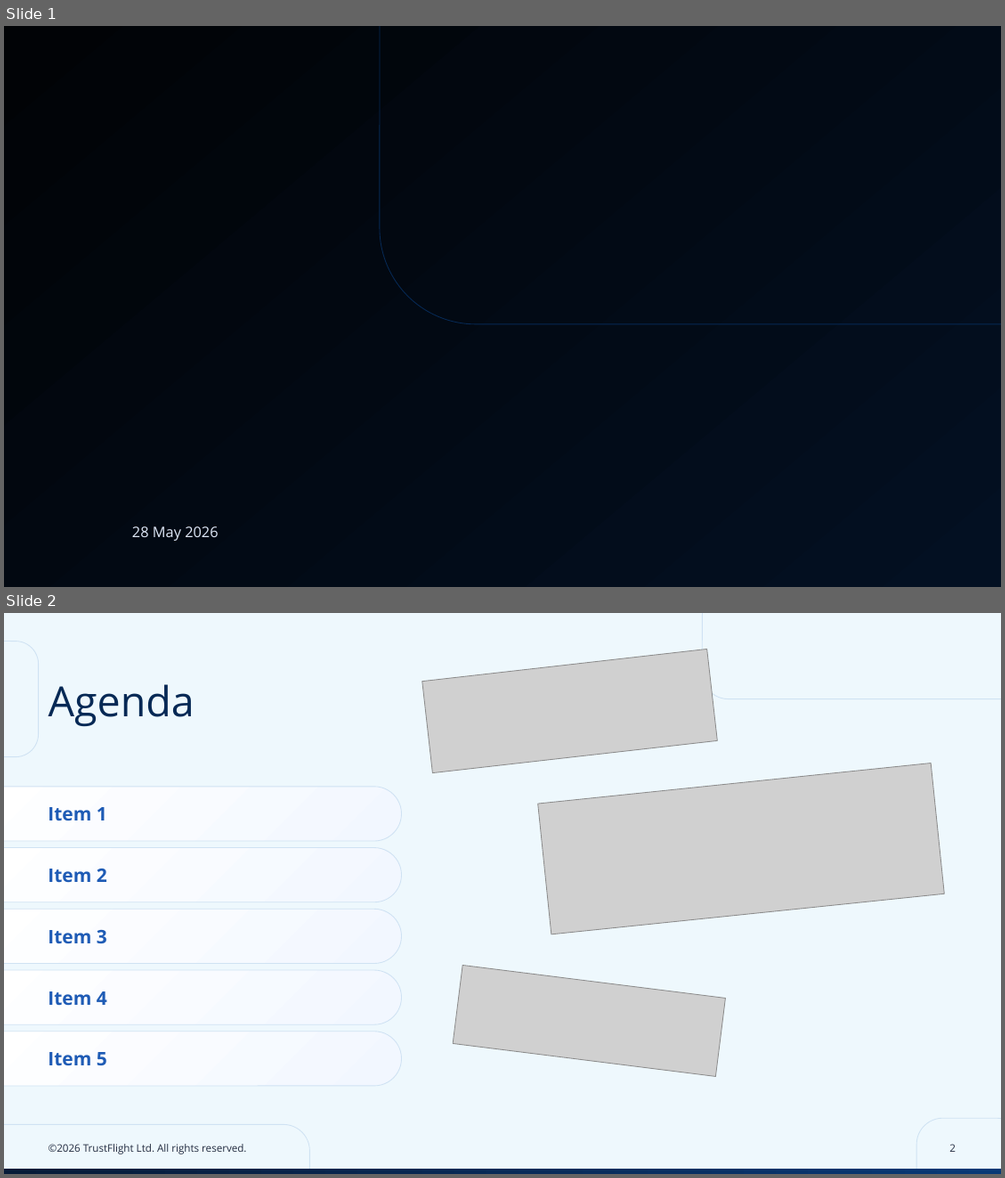
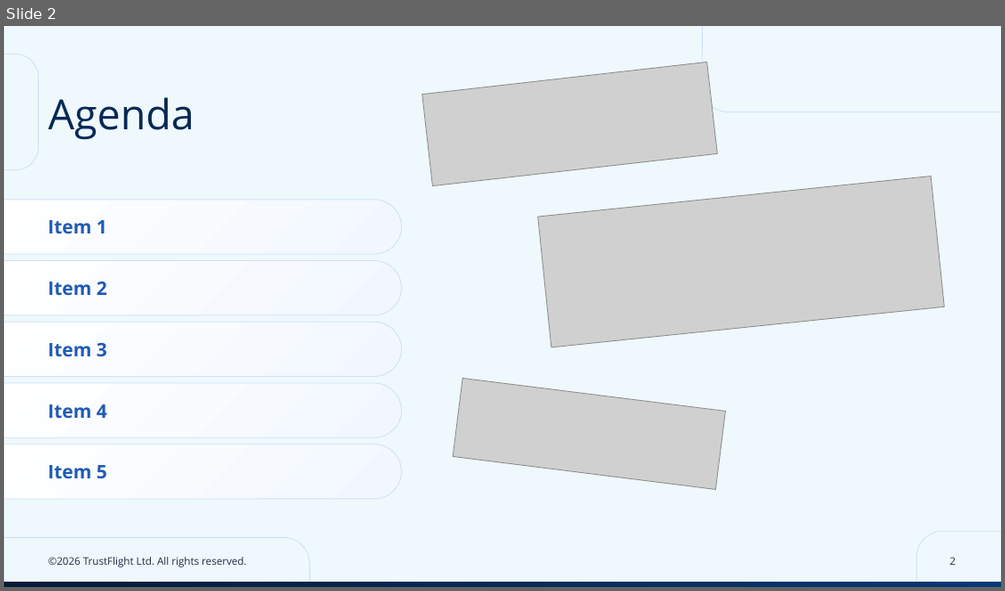
Before and after one commit to tf-alexc/Branding, a slide deck: skills/deck-builder/templates/Baines Simmons - Basic Presentation Template.pptx. Shown one above the other, each under a label of ours: slides 1 and 2 before the commit, slide 2 after it. The pictures are 1005x1178 and 1005x591 pixels, drawn with LibreOffice and Linux fonts; fonts in the diff are those of the drawing; grey boxes stand for pictures; background and template pictures are left out. Boxes give left, top, right and bottom in pixels: in the first picture for what was removed or moved away, otherwise in the second. Text is boxed around its words. In the diff, an @@ line names an element or a change of style, - is before the commit and + after.

```diff
--- a/skills/deck-builder/templates/Baines Simmons - Basic Presentation Template.pptx
+++ b/skills/deck-builder/templates/Baines Simmons - Basic Presentation Template.pptx
@@ slide 1 removed at [4,26,1001,587], background picture (left out) @@
@@ rounded rectangle removed at [380,26,1001,323] @@
@@ text removed at [132,526,218,540] @@
-28 May 2026
```
Also in this commit, not shown: 4 slides changed, 1 slide added, 1 other slide removed, 3 other files.
